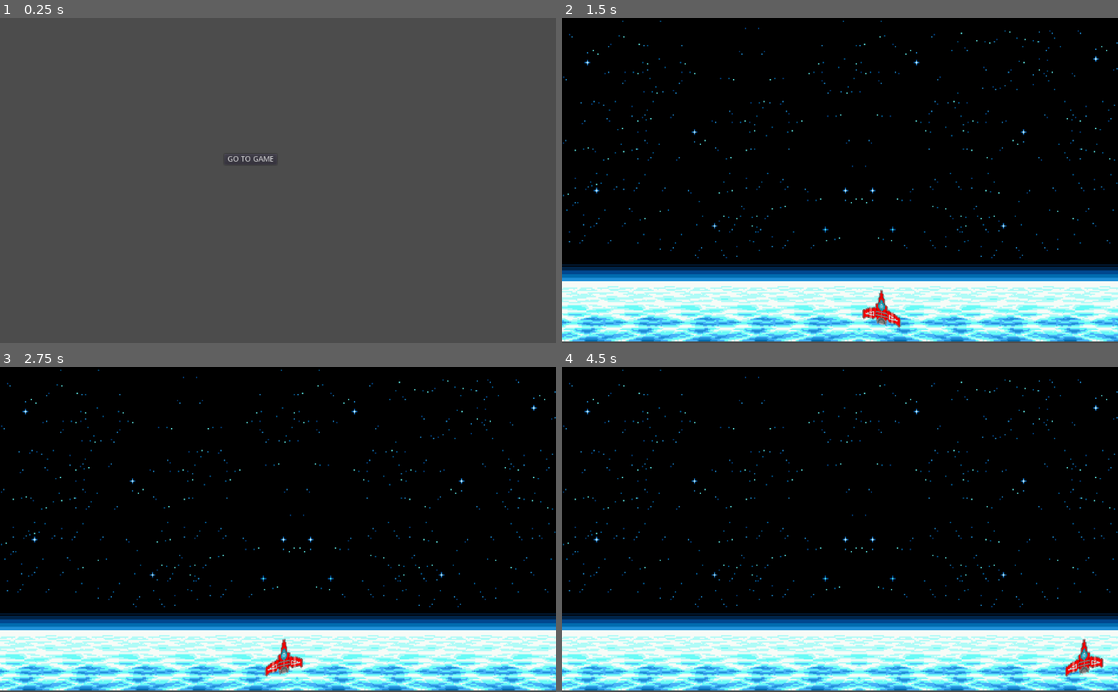
Above: before the commit, frames 1-4 (two rows, left to right).
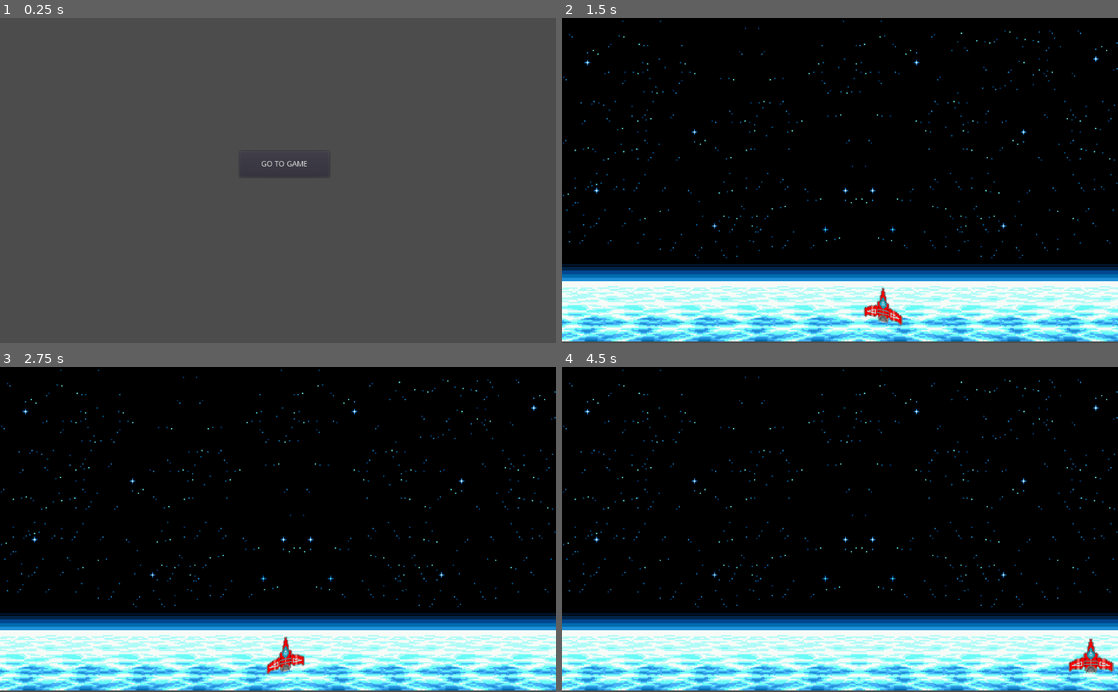
Above: after the commit, the same moments.

Repository: usefmahmud/a-game
Game: Godot game, scene res://Scenes/Main Scenes/Intro.tscn
Two runs of this game, one before a commit and one after it. Both use one fixed random seed, a clock stepped at 60 frames per second and the inputs below.
Inputs:
- Up to frame 1 (0.25 s): no input
- Up to frame 2 (1.5 s): click "GO TO GAME" at 0.5 s; tap Enter at 1.25 s; hold Right from 1.28 s (still down)
- Up to frame 3 (2.75 s): tap Space at 1.52, 2.27 s; release Right at 2.03 s; hold Left from 2.03 s (still down)
- Up to frame 4 (4.5 s): release Left at 2.78 s; hold Right 2.78-4.28 s; tap Space at 3.77 s; hold Left from 4.28 s (still down)

The runs differ from the first frame. In frame 1, 0.2% of the frame differs, in the area x 40-59%, y 42-49%; in frame 2, 0.4%; in frame 3, 0.4%; in frame 4, 0.5%, in the area x 90-100%, y 83-96%.

Commit message:
add the fire position

Diff:
--- a/Scenes/Includes/Player.tscn
+++ b/Scenes/Includes/Player.tscn
@@ -14,3 +14,6 @@
 position = Vector2( 0, -0.0962067 )
 scale = Vector2( 0.807584, 0.807584 )
 polygon = PoolVector2Array( 3, -43, 8, -41, 8, -36, 11, -32, 11, -22, 15, -10, 20, -9, 21, -3, 23, -2, 27, 2, 35, 2, 35 …(305 unchanged characters)…
+
+[node name="FirePosition" type="Position2D" parent="."]
+position = Vector2( 0, -33 )
--- a/Scenes/Main Scenes/Game.tscn
+++ b/Scenes/Main Scenes/Game.tscn
@@ -8,4 +8,4 @@
 [node name="GameBackground" parent="." instance=ExtResource( 1 )]
 
 [node name="Player" parent="." instance=ExtResource( 2 )]
-position = Vector2( 512, 537 )
+position = Vector2( 515, 533 )
--- a/Scenes/Main Scenes/Intro.tscn
+++ b/Scenes/Main Scenes/Intro.tscn
@@ -3,13 +3,18 @@
 [ext_resource path="res://Scripts/Intro.gd" type="Script" id=1]
 
 [node name="Intro" type="Node2D"]
+position = Vector2( 524, 270 )
 script = ExtResource( 1 )
 
 [node name="Button" type="Button" parent="."]
-margin_left = 413.0
-margin_top = 251.0
-margin_right = 510.0
-margin_bottom = 271.0
+anchor_left = 0.5
+anchor_top = 0.5
+anchor_right = 0.5
+anchor_bottom = 0.5
+margin_left = -83.0
+margin_top = -24.0
+margin_right = 83.0
+margin_bottom = 24.0
 text = "GO TO GAME"
 __meta__ = {
 "_edit_use_anchors_": false
